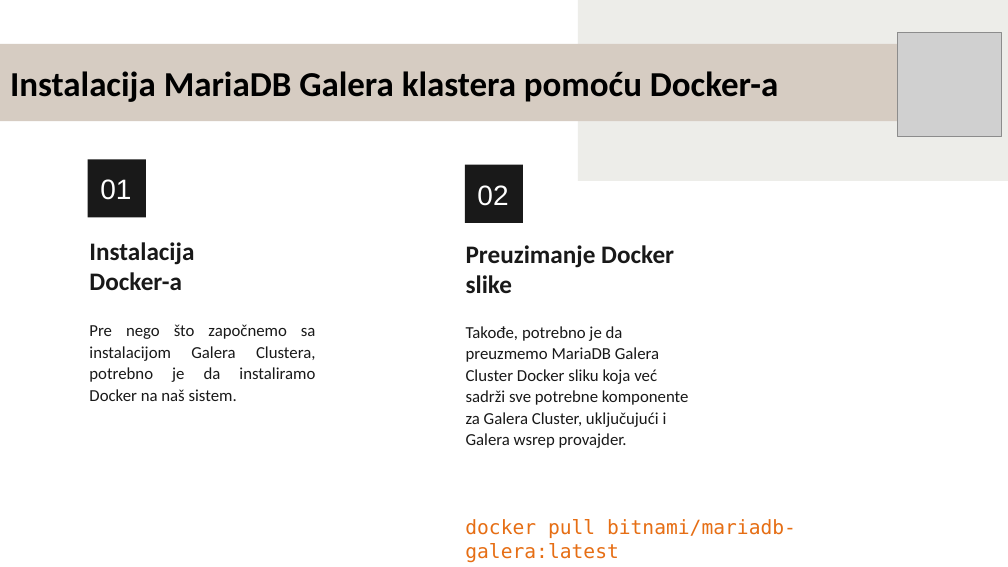
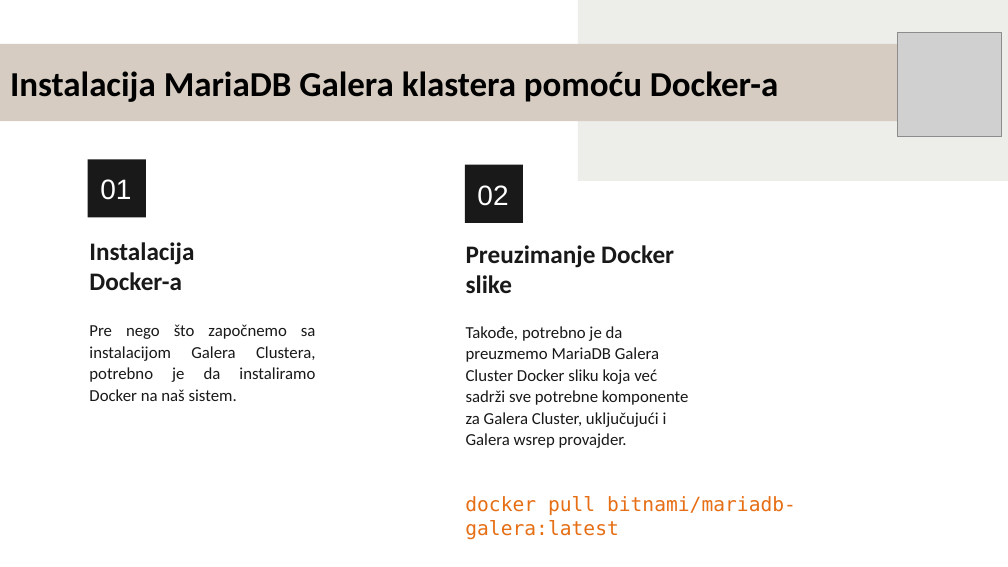
Before and after one commit to MilicaSokolov/Sistemi-za-upravljanje-bazama-podataka, a slide deck: slide 5 of Seminarski rad III/Cluster rešenja kod MariaDB baze podataka.pptx. Drawn at 1008x567 pixels with LibreOffice and Linux fonts; fonts in the diff are those of the drawing; grey boxes stand for pictures. Boxes give left, top, right and bottom in pixels: in the first picture for what was removed or moved away, otherwise in the second. Text is boxed around its words. In the diff, an @@ line names an element or a change of style, - is before the commit and + after.

```diff
--- a/Seminarski rad III/Cluster rešenja kod MariaDB baze podataka.pptx
+++ b/Seminarski rad III/Cluster rešenja kod MariaDB baze podataka.pptx
@@ text "docker pull bitnami/mariadb-galera:latest": place and size @@
-text "docker pull bitnami/mariadb-galera:latest" at bbox=[465, 519, 796, 563]
+text "docker pull bitnami/mariadb-galera:latest" at bbox=[465, 496, 796, 540]
```
Also in this commit, not shown: 2 other slides changed, 1 slide added, 1 slide removed.
